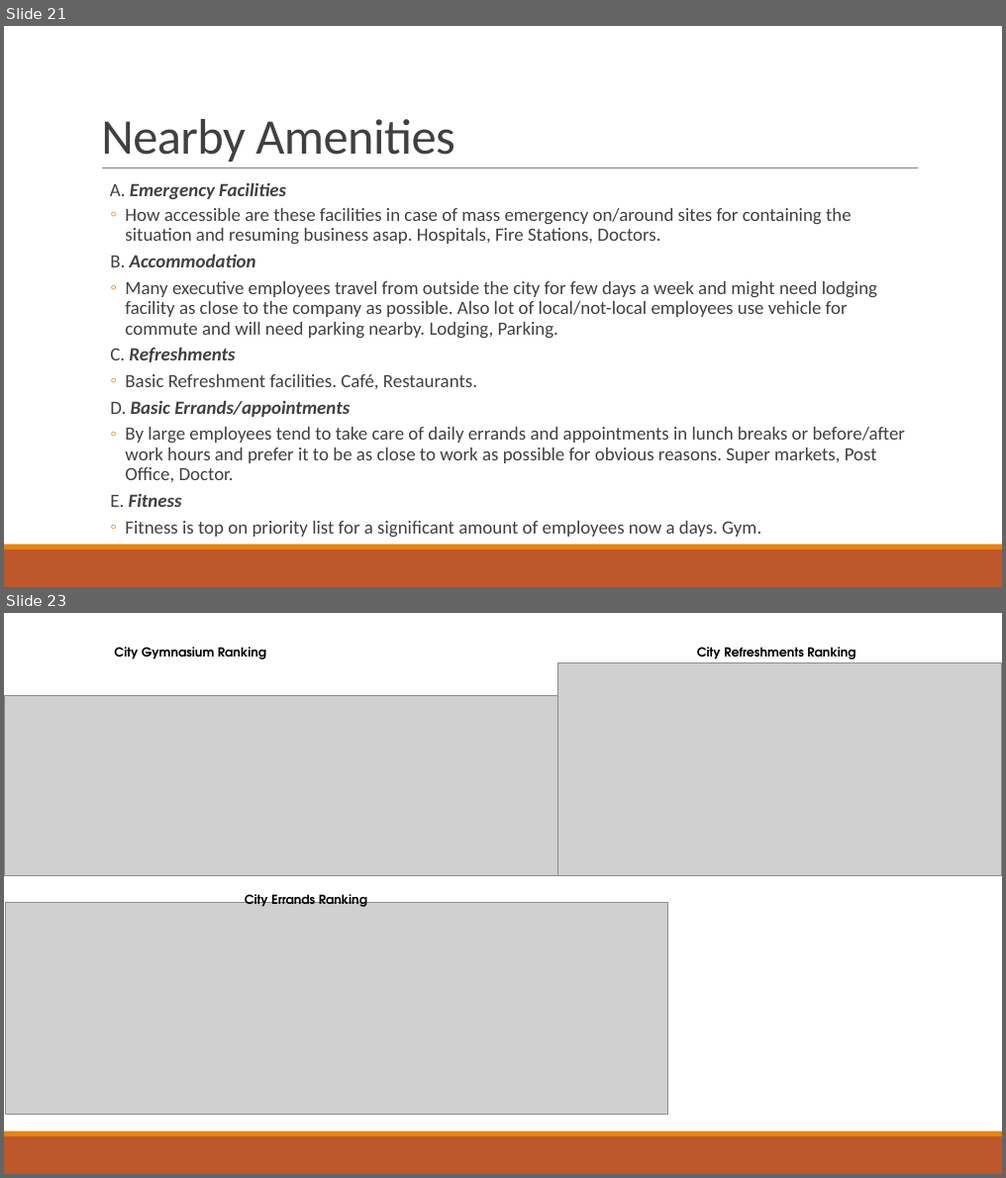
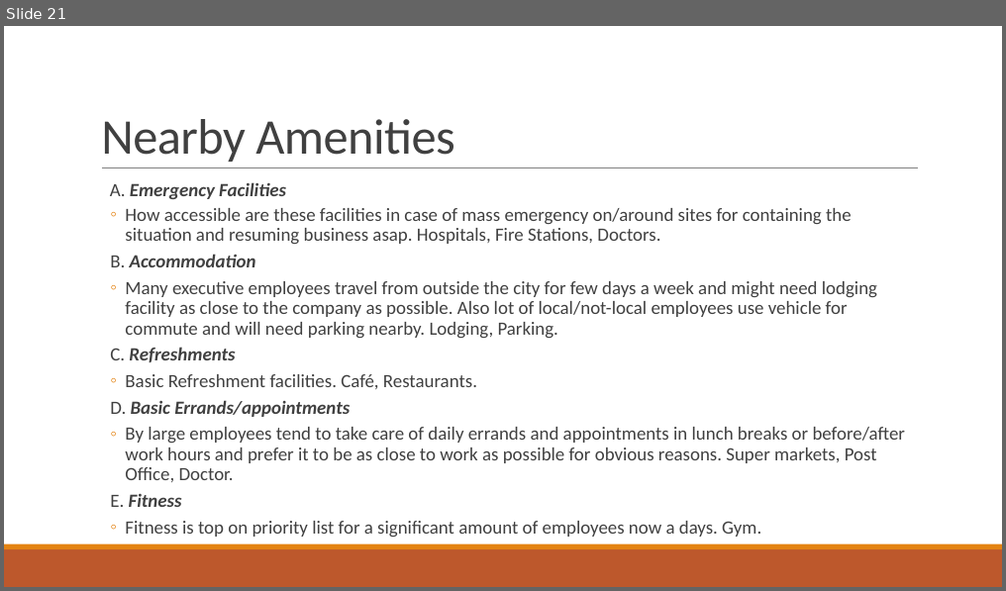
Before and after one commit to indranik/BC_Project1, a slide deck: Project1_Presentation.pptx. Shown one above the other, each under a label of ours: slides 21 and 23 before the commit, slide 21 after it; the slides between them are not shown. The pictures are 1006x1178 and 1006x591 pixels, drawn with LibreOffice and Linux fonts; fonts in the diff are those of the drawing; grey boxes stand for pictures. Boxes give left, top, right and bottom in pixels: in the first picture for what was removed or moved away, otherwise in the second. Text is boxed around its words. In the diff, an @@ line names an element or a change of style, - is before the commit and + after.

```diff
--- a/Project1_Presentation.pptx
+++ b/Project1_Presentation.pptx
@@ slide 23 removed at box(4, 613, 1002, 1174), background #FFFFFF; not listed: 3 template elements that a slide beside it also shows @@
@@ text removed at box(114, 647, 266, 660) @@
-City Gymnasium Ranking
@@ picture removed at box(558, 663, 1001, 875) @@
@@ text removed at box(697, 647, 855, 660) @@
-City Refreshments Ranking
@@ picture removed at box(4, 695, 569, 875) @@
@@ picture removed at box(6, 902, 668, 1115) @@
@@ text removed at box(245, 890, 367, 907) @@
-City Errands Ranking
```
Also in this commit, not shown: 1 slide changed, 1 slide added, 1 other slide removed, 1 other file.
